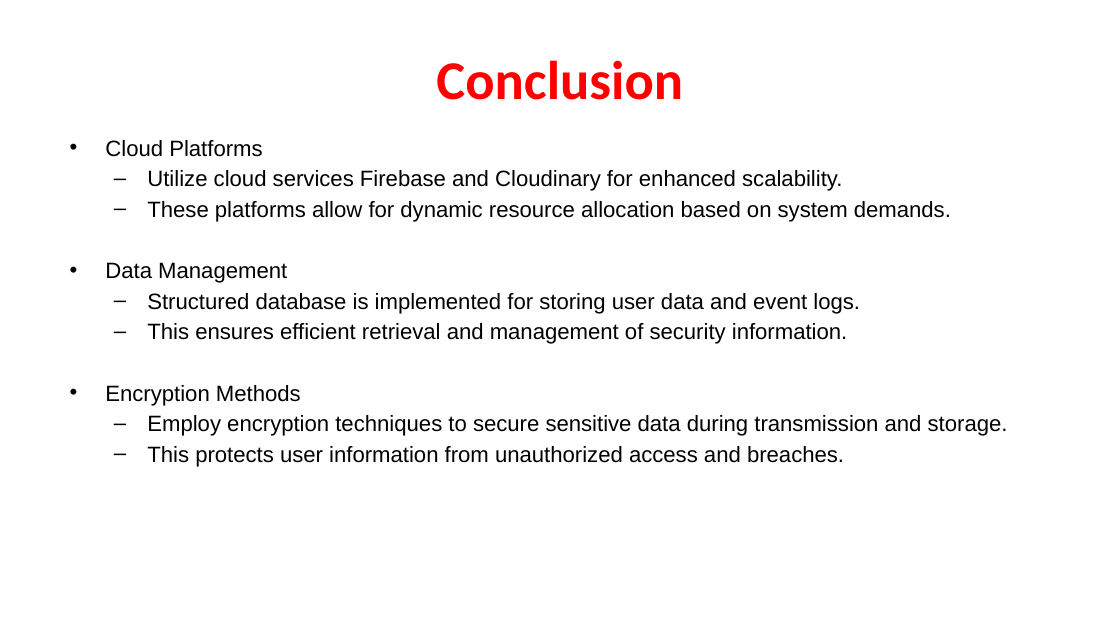
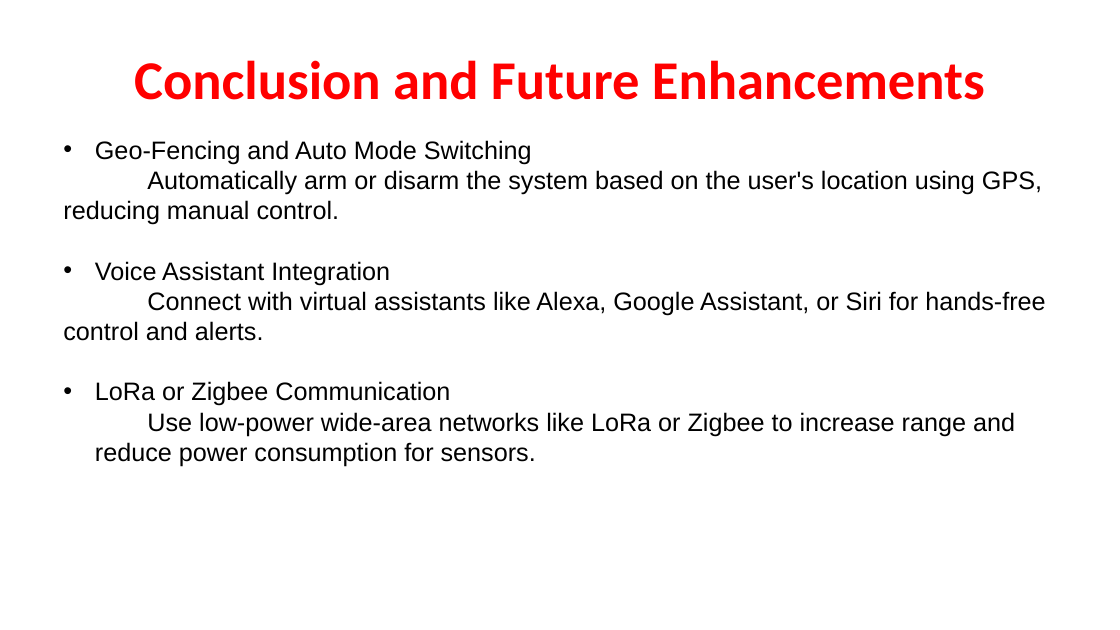
Before and after one commit to Turbid26/HomeSecurityV2, a slide deck: slide 13 of docs/review-3/final.pptx. Drawn at 1120x630 pixels with LibreOffice and Linux fonts; fonts in the diff are those of the drawing; background and template pictures are left out. Boxes give left, top, right and bottom in pixels: in the first picture for what was removed or moved away, otherwise in the second. Text is boxed around its words. In the diff, an @@ line names an element or a change of style, - is before the commit and + after.

```diff
--- a/docs/review-3/final.pptx
+++ b/docs/review-3/final.pptx
@@ text in free at [134,60,985,100]: text changed @@
-Conclusion
+Conclusion and Future Enhancements
@@ text in free at [63,140,1045,467]: text changed; size 19 to 21.6 pt @@
-• Cloud Platforms
-– Utilize cloud services Firebase and Cloudinary for enhanced scalability.
-– These platforms allow for dynamic resource allocation based on system demands.
-• Data Management
-– Structured database is implemented for storing user data and event logs.
-– This ensures efficient retrieval and management of security information.
-• Encryption Methods
-– Employ encryption techniques to secure sensitive data during transmission and storage.
-– This protects user information from unauthorized access and breaches.
+• Geo-Fencing and Auto Mode Switching
+Automatically arm or disarm the system based on the user's location using GPS, reducing manual control.
+• Voice Assistant Integration
+Connect with virtual assistants like Alexa, Google Assistant, or Siri for hands-free control and alerts.
+• LoRa or Zigbee Communication
+  Use low-power wide-area networks like LoRa or Zigbee to increase range and reduce power consumption for sensors.
```
